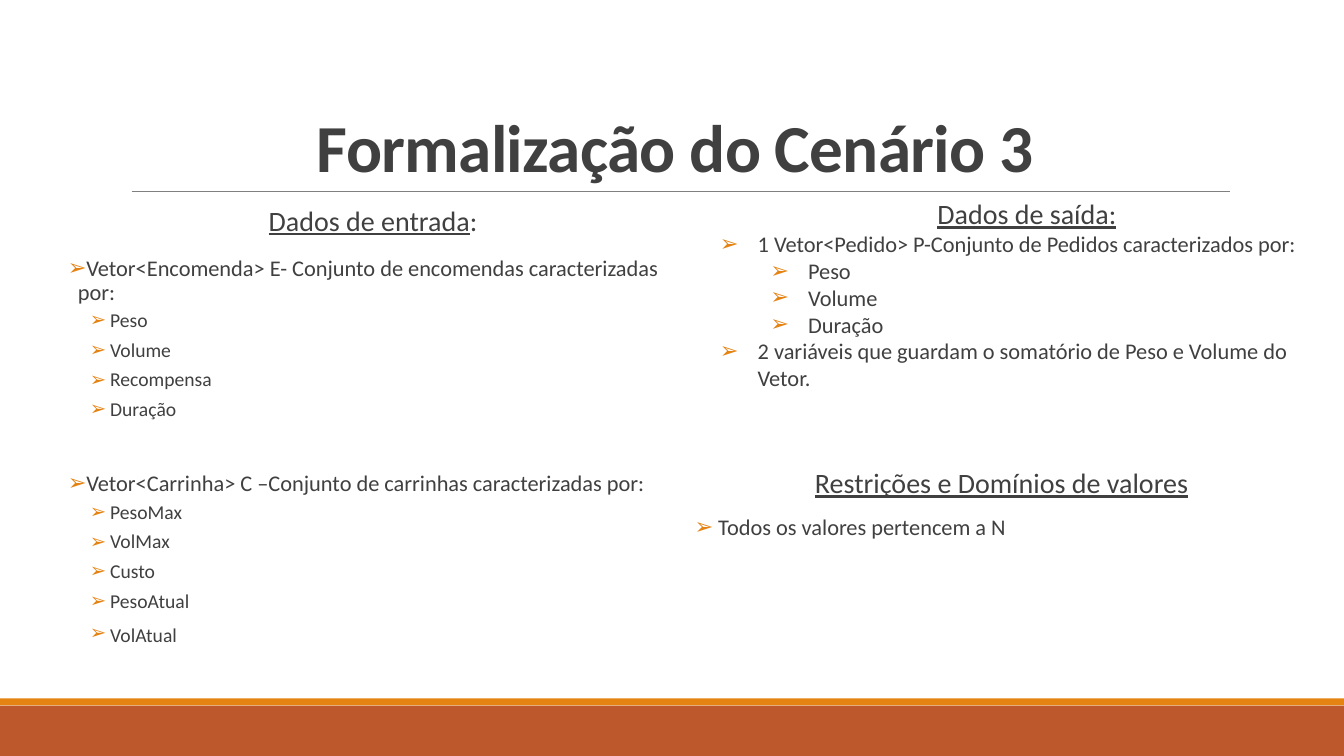
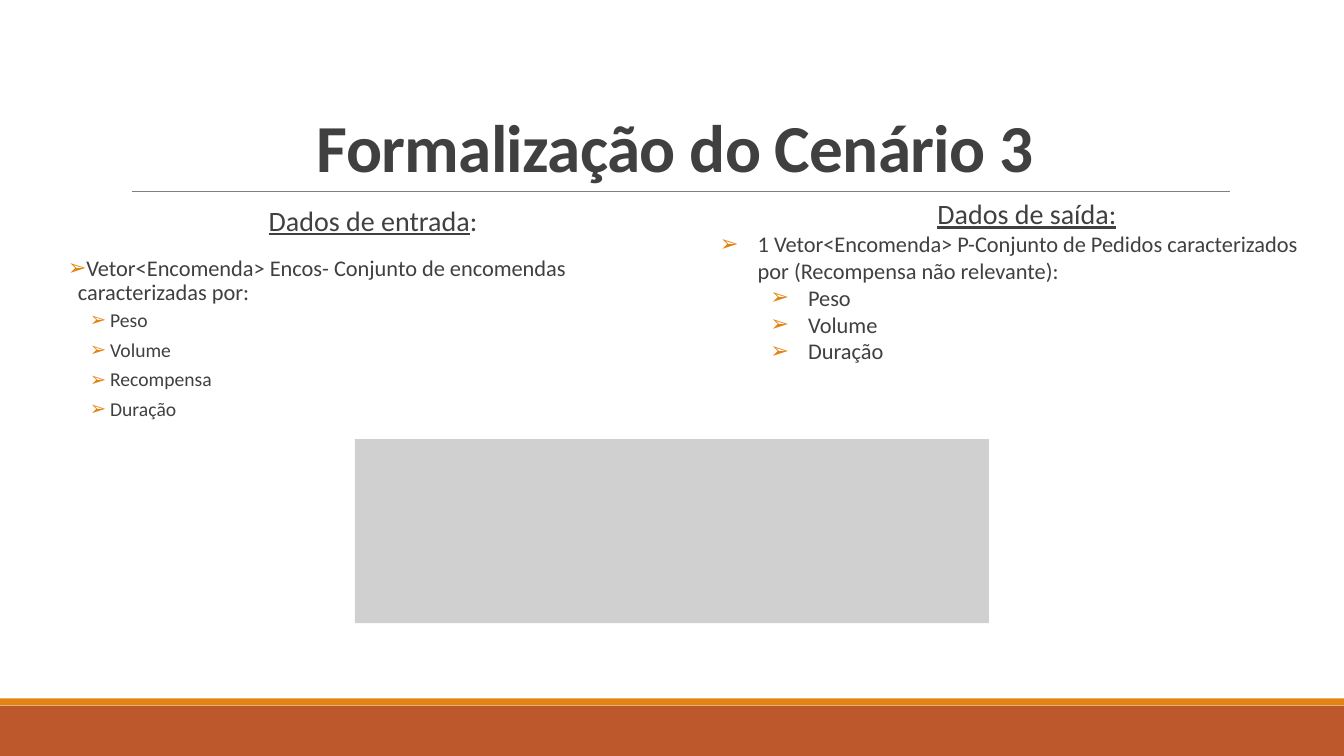
Before and after one commit to Miggs7/DA-Proj-22, a slide deck: slide 8 of Presentation/Logística Urbana para Entrega de Mercadorias.pptx (slide 7 before the commit). Drawn at 1344x756 pixels with LibreOffice and Linux fonts; fonts in the diff are those of the drawing; grey boxes stand for pictures. Boxes give left, top, right and bottom in pixels: in the first picture for what was removed or moved away, otherwise in the second. Text is boxed around its words. In the diff, an @@ line names an element or a change of style, - is before the commit and + after.

```diff
--- a/Presentation/Logística Urbana para Entrega de Mercadorias.pptx
+++ b/Presentation/Logística Urbana para Entrega de Mercadorias.pptx
@@ text at [758, 236, 1297, 283]: text changed @@
-➢ 1 Vetor<Pedido> P-Conjunto de Pedidos caracterizados por:
+➢ 1 Vetor<Encomenda> P-Conjunto de Pedidos caracterizados por (Recompensa não relevante):
@@ text at [78, 260, 566, 304]: text changed @@
-➢ Vetor<Encomenda> E- Conjunto de encomendas caracterizadas por:
+➢ Vetor<Encomenda> Encos- Conjunto de encomendas caracterizadas por:
@@ text at [758, 343, 1287, 386]: paragraph removed @@
-➢ 2 variáveis que guardam o somatório de Peso e Volume do Vetor.
@@ picture added at [355, 440, 989, 624] @@
@@ text at [86, 475, 644, 642]: paragraphs removed @@
-➢ Vetor<Carrinha> C –Conjunto de carrinhas caracterizadas por:
-  ➢ PesoMax
-  ➢ VolMax
-  ➢ Custo
-  ➢ PesoAtual
-  ➢ VolAtual
@@ text removed at [718, 473, 1188, 539] @@
-Restrições e Domínios de valores
-➢ Todos os valores pertencem a N
```
Also in this commit, not shown: 5 other slides changed, 2 slides added, 3 slides removed, 3 other files.
